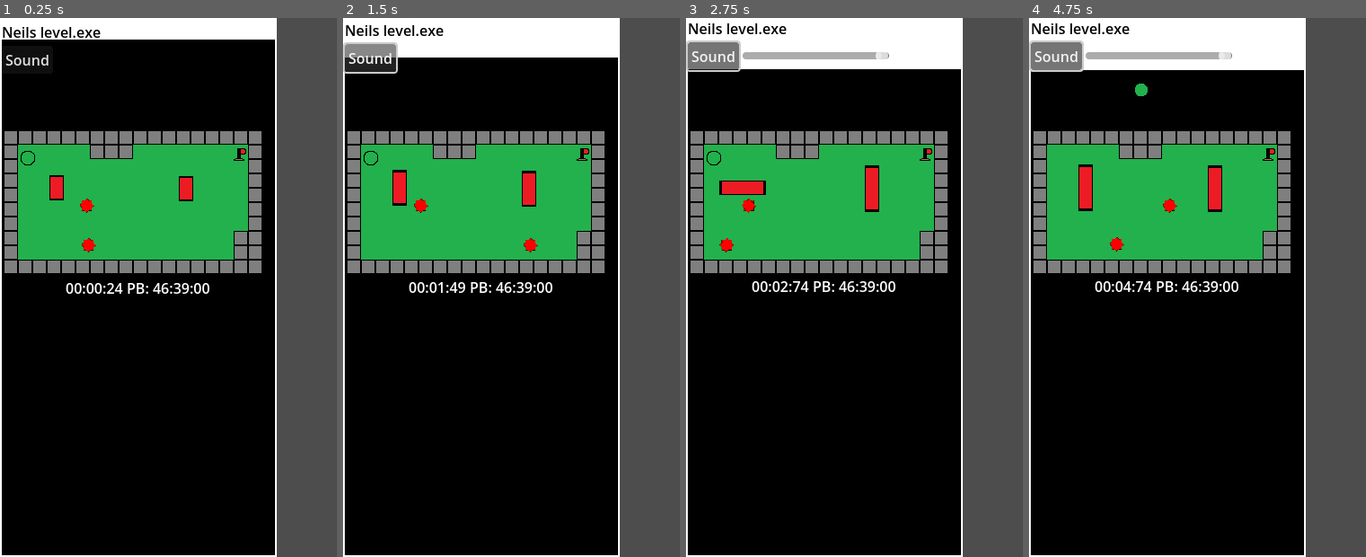
Above: before the commit, frames 1-4 (left to right).
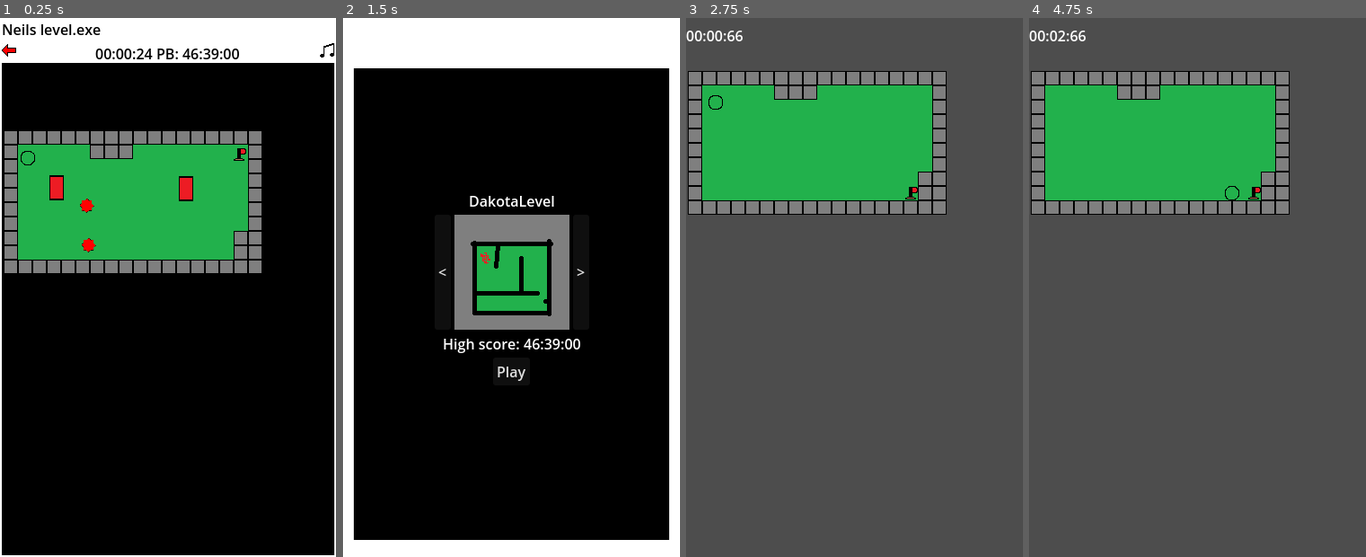
Above: after the commit, the same moments.

Repository: pt80/MobileGame
Game: Godot game, scene res://Scenes/Levels/NeilLevel.tscn
The game is run twice, just before and just after one commit, with the same random seed, the same clock (stepped at 60 frames per second) and the same inputs. This scene is started directly instead of the project's main scene.
Inputs (mouse positions are in pixels of both pictures, inside the frame that each line leads up to; where the layout moved, square brackets give the same spot in the first picture):
- Up to frame 1 (0.25 s): no input
- Up to frame 2 (1.5 s): click (669, 55) [369, 61] at 0.5 s; click (353, 55) at 1.27 s
- Up to frame 3 (2.75 s): click (854, 373) at 2 s, where only the run after the commit has a clickable "Play"
- Up to frame 4 (4.75 s): hold D (right) 2.78-3.53 s; hold S (down) 3.53-4.28 s; hold D (right) from 4.28 s (still down)

The runs differ from the first frame. In frame 1, 22% of the frame differs, in the area x 0-100%, y 0-100%; in frame 2, 47%; in frame 3, 75%, in the area x 0-83%, y 0-100%; in frame 4, 75%.

Commit message:
added start point and adjusted menu

Diff:
--- a/Resources/UITheme.tres
+++ b/Resources/UITheme.tres
@@ -5,7 +5,7 @@
 [sub_resource type="StyleBoxTexture" id="StyleBoxTexture_11ngu"]
 texture = ExtResource("1_rkjxq")
 texture_margin_left = 2.0
-texture_margin_top = 4.0
+texture_margin_top = 1.0
 texture_margin_right = 2.0
 texture_margin_bottom = 2.0
 
--- a/Scenes/Levels/NeilLevel.gd
+++ b/Scenes/Levels/NeilLevel.gd
@@ -17,3 +17,7 @@
 		StretchTween.tween_property(UI.get_stylebox('panel', 'PanelContainer'),"texture_margin_top", 0,1.5)
 		await StretchTween.finished
 		volume_slider.visible = true
+
+
+func _on_back_button_pressed():
+	get_tree().change_scene_to_file("res://Scenes/MainMenu.tscn")
--- a/Scenes/Levels/NeilLevel.tscn
+++ b/Scenes/Levels/NeilLevel.tscn
@@ -1,8 +1,10 @@
-[gd_scene load_steps=10 format=3 uid="uid://ck1acwu03j4ca"]
+[gd_scene load_steps=12 format=3 uid="uid://ck1acwu03j4ca"]
 
 [ext_resource type="Theme" uid="uid://bkof0vlm6rvoq" path="res://Resources/UITheme.tres" id="1_h81be"]
 [ext_resource type="Script" path="res://Scenes/Levels/NeilLevel.gd" id="1_ytnj0"]
 [ext_resource type="PackedScene" uid="uid://dtyew16xpmshm" path="res://Scenes/TileMap.tscn" id="2_pj4t5"]
+[ext_resource type="Texture2D" uid="uid://3jhhneh55vrw" path="res://Images/MusicNote.png" id="3_5cpri"]
+[ext_resource type="Texture2D" uid="uid://j78yab0gqgtx" path="res://Images/BackArrow.png" id="3_55lgg"]
 [ext_resource type="PackedScene" uid="uid://dvxpgcsmxdimr" path="res://Scenes/Characters/MainCharacter.tscn" id="3_py15a"]
 [ext_resource type="PackedScene" uid="uid://bxxibfs63rraq" path="res://Scenes/timer.tscn" id="4_6vhb3"]
 [ext_resource type="PackedScene" uid="uid://d318g2sxt2j03" path="res://Scenes/EndPoint.tscn" id="4_7hid3"]
@@ -16,9 +18,9 @@
 [node name="VBoxContainer" type="PanelContainer" parent="."]
 texture_filter = 1
 custom_minimum_size = Vector2(307.625, 600)
-offset_right = 307.625
+offset_right = 374.0
 offset_bottom = 600.0
-size_flags_horizontal = 4
+size_flags_horizontal = 0
 size_flags_vertical = 0
 theme = ExtResource("1_h81be")
 
@@ -33,12 +35,28 @@
 
 [node name="HBoxContainer" type="HBoxContainer" parent="VBoxContainer/VBoxContainer"]
 layout_mode = 2
+alignment = 1
 
-[node name="Sound" type="Button" parent="VBoxContainer/VBoxContainer/HBoxContainer"]
+[node name="BackButton" type="TextureButton" parent="VBoxContainer/VBoxContainer/HBoxContainer"]
 layout_mode = 2
-size_flags_horizontal = 0
-text = "Sound
-"
+size_flags_horizontal = 2
+texture_normal = ExtResource("3_55lgg")
+
+[node name="Timer" parent="VBoxContainer/VBoxContainer/HBoxContainer" instance=ExtResource("4_6vhb3")]
+layout_mode = 2
+theme_override_colors/font_color = Color(0, 0, 0, 1)
+
+[node name="PBText" type="Label" parent="VBoxContainer/VBoxContainer/HBoxContainer"]
+layout_mode = 2
+size_flags_horizontal = 4
+theme_override_colors/font_color = Color(0, 0, 0, 1)
+text = "PB --:--:--"
+script = ExtResource("8_sldsg")
+
+[node name="Sound" type="TextureButton" parent="VBoxContainer/VBoxContainer/HBoxContainer"]
+layout_mode = 2
+size_flags_horizontal = 10
+texture_normal = ExtResource("3_5cpri")
 
 [node name="VolumeSlider" type="HSlider" parent="VBoxContainer/VBoxContainer/HBoxContainer"]
 visible = false
@@ -72,18 +90,5 @@
 [node name="StretchEnemy2" parent="VBoxContainer/TileMap" instance=ExtResource("6_x2in8")]
 position = Vector2(59, 64)
 
-[node name="HBoxContainer" type="HBoxContainer" parent="VBoxContainer"]
-layout_mode = 2
-size_flags_horizontal = 4
-size_flags_vertical = 4
-
-[node name="Timer" parent="VBoxContainer/HBoxContainer" instance=ExtResource("4_6vhb3")]
-layout_mode = 2
-
-[node name="PBText" type="Label" parent="VBoxContainer/HBoxContainer"]
-layout_mode = 2
-size_flags_horizontal = 4
-text = "PB --:--:--"
-script = ExtResource("8_sldsg")
-
+[connection signal="pressed" from="VBoxContainer/VBoxContainer/HBoxContainer/BackButton" to="." method="_on_back_button_pressed"]
 [connection signal="pressed" from="VBoxContainer/VBoxContainer/HBoxContainer/Sound" to="." method="_on_sound_pressed"]
--- /dev/null
+++ b/Scenes/StartPoint.tscn
@@ -0,0 +1,7 @@
+[gd_scene load_steps=2 format=3 uid="uid://d0ofh62ocevur"]
+
+[ext_resource type="Texture2D" uid="uid://4saidcvcds2g" path="res://Images/StartFlag.png" id="1_kh6rl"]
+
+[node name="StartPoint" type="Sprite2D"]
+texture_filter = 1
+texture = ExtResource("1_kh6rl")
--- a/project.godot
+++ b/project.godot
@@ -24,6 +24,8 @@
 
 window/size/viewport_width=375
 window/size/viewport_height=600
+window/stretch/mode="canvas_items"
+window/stretch/aspect="expand"
 
 [input]
 
Binary file added: Images/BackArrow.png
Not shown, added: Images/BackArrow.png.import
Binary file added: Images/MusicNote.png
Not shown, added: Images/MusicNote.png.import
Binary file added: Images/StartFlag.png
Not shown, added: Images/StartFlag.png.import
